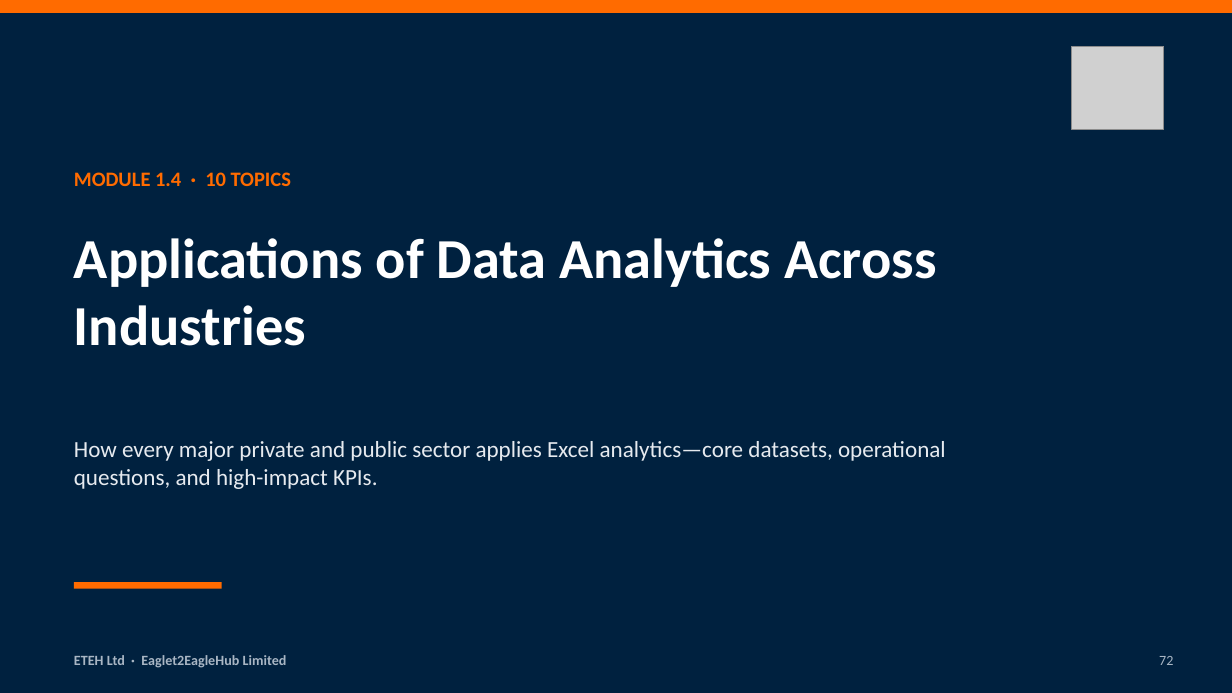
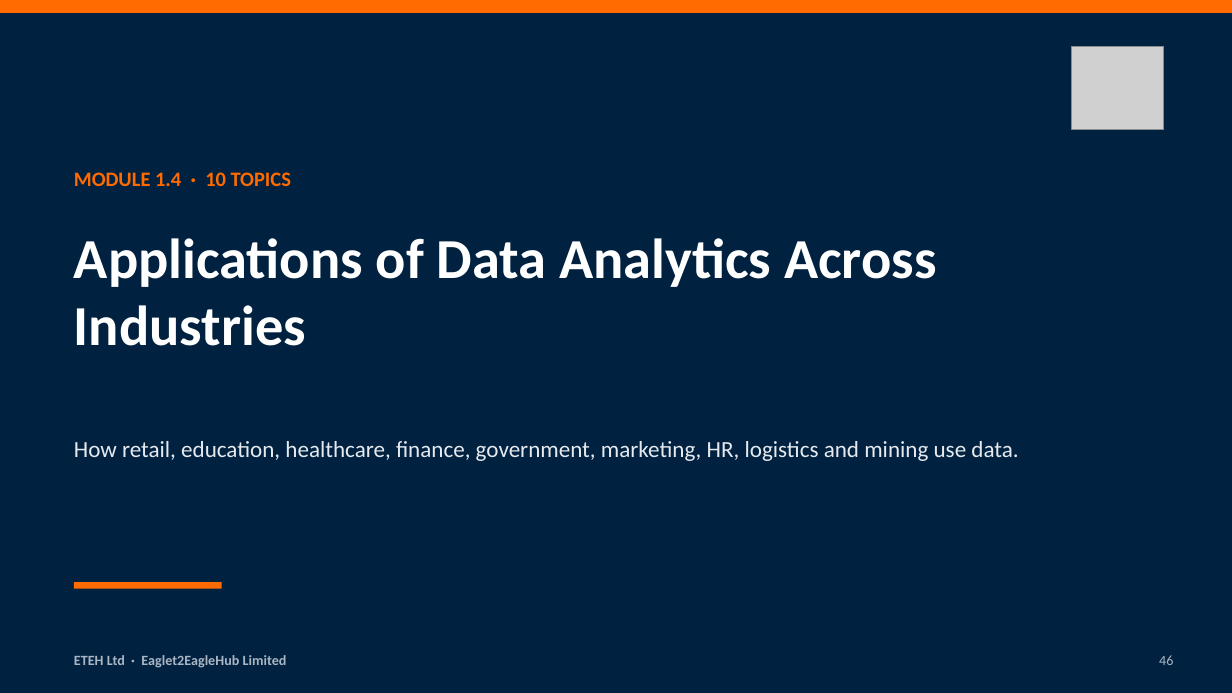
Before and after one commit to MaxiKen/ETEH, a slide deck: slide 46 of ETEH_Bootcamp_Pack/ETEH_Vol1_Week1_Foundations_Slides.pptx (slide 72 before the commit). Drawn at 1232x693 pixels with LibreOffice and Linux fonts; fonts in the diff are those of the drawing; grey boxes stand for pictures. Boxes give left, top, right and bottom in pixels: in the first picture for what was removed or moved away, otherwise in the second. Text is boxed around its words. In the diff, an @@ line names an element or a change of style, - is before the commit and + after.

```diff
--- a/ETEH_Bootcamp_Pack/ETEH_Vol1_Week1_Foundations_Slides.pptx
+++ b/ETEH_Bootcamp_Pack/ETEH_Vol1_Week1_Foundations_Slides.pptx
@@ text at (74, 441, 1018, 461): text changed @@
-How every major private and public sector applies Excel analytics—core datasets, operational questions, and high-impact KPIs.
+How retail, education, healthcare, finance, government, marketing, HR, logistics and mining use data.
@@ text at (1159, 655, 1173, 665): text changed @@
-72
+46
```
Also in this commit, not shown: 13 other slides changed, 132 slides added, 222 slides removed, 20 other files.
